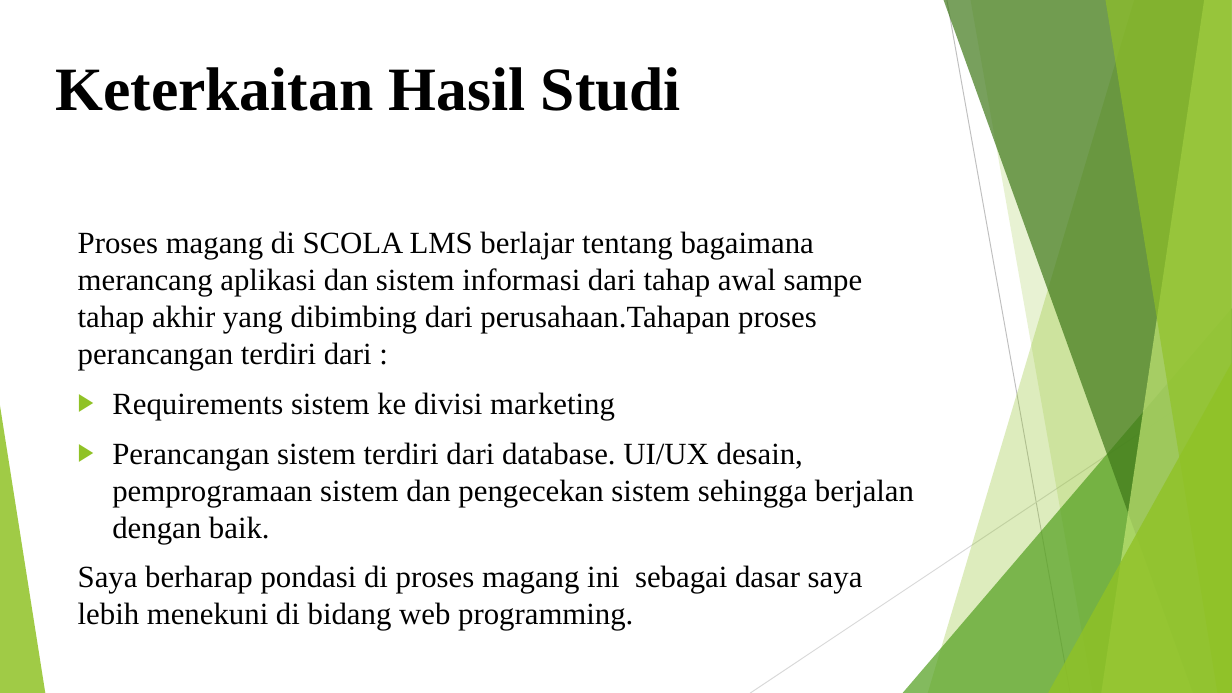
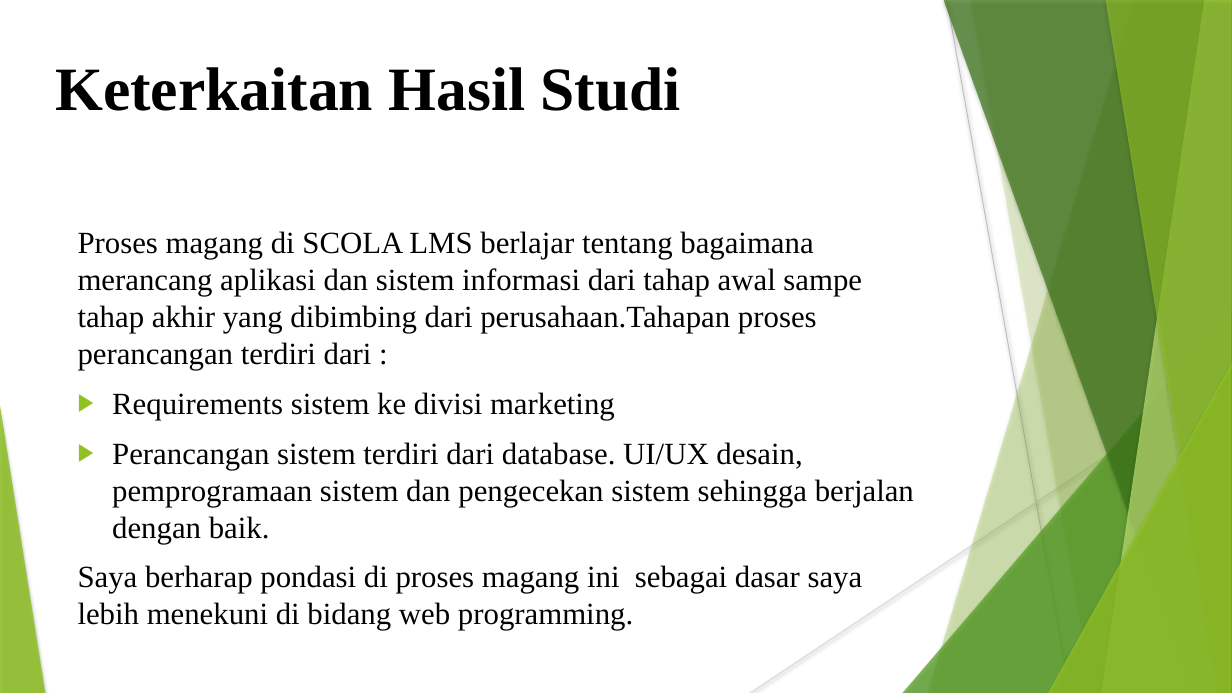
Before and after one commit to jeremia31/kp-magang, a slide deck: slide 5 of ANALISIS DAN PERCANGAN SISTEM MANAJEMEN DATA MARKETING.pptx (slide 6 before the commit). Drawn at 1232x693 pixels with LibreOffice and Linux fonts; fonts in the diff are those of the drawing. Boxes give left, top, right and bottom in pixels: in the first picture for what was removed or moved away, otherwise in the second. Text is boxed around its words. In the diff, an @@ line names an element or a change of style, - is before the commit and + after.

```diff
--- a/ANALISIS DAN PERCANGAN SISTEM MANAJEMEN DATA MARKETING.pptx
+++ b/ANALISIS DAN PERCANGAN SISTEM MANAJEMEN DATA MARKETING.pptx
@@ line (947, 0) - (1070, 693): stroke #BFBFBF 0.75 pt to #BFBFBF 0.74 pt @@
@@ freeform shape at [970, 0, 1232, 693]: shadow on; outline redrawn @@
@@ text "Proses magang di SCOLA LMS ..." at [78, 231, 914, 630]: indent changed @@
@@ line (1232, 372) - (750, 693): stroke #D9D9D9 0.75 pt to #D9D9D9 0.74 pt @@
@@ shadow on in 7 elements at [928, 0, 1232, 693], [903, 308, 1232, 693], [944, 0, 1232, 693], [1102, 0, 1232, 693], [1105, 0, 1232, 693], [1048, 363, 1232, 693], [0, 406, 45, 693] @@
```
Also in this commit, not shown: 8 other slides changed, 2 slides added, 3 slides removed, 1 other file.
